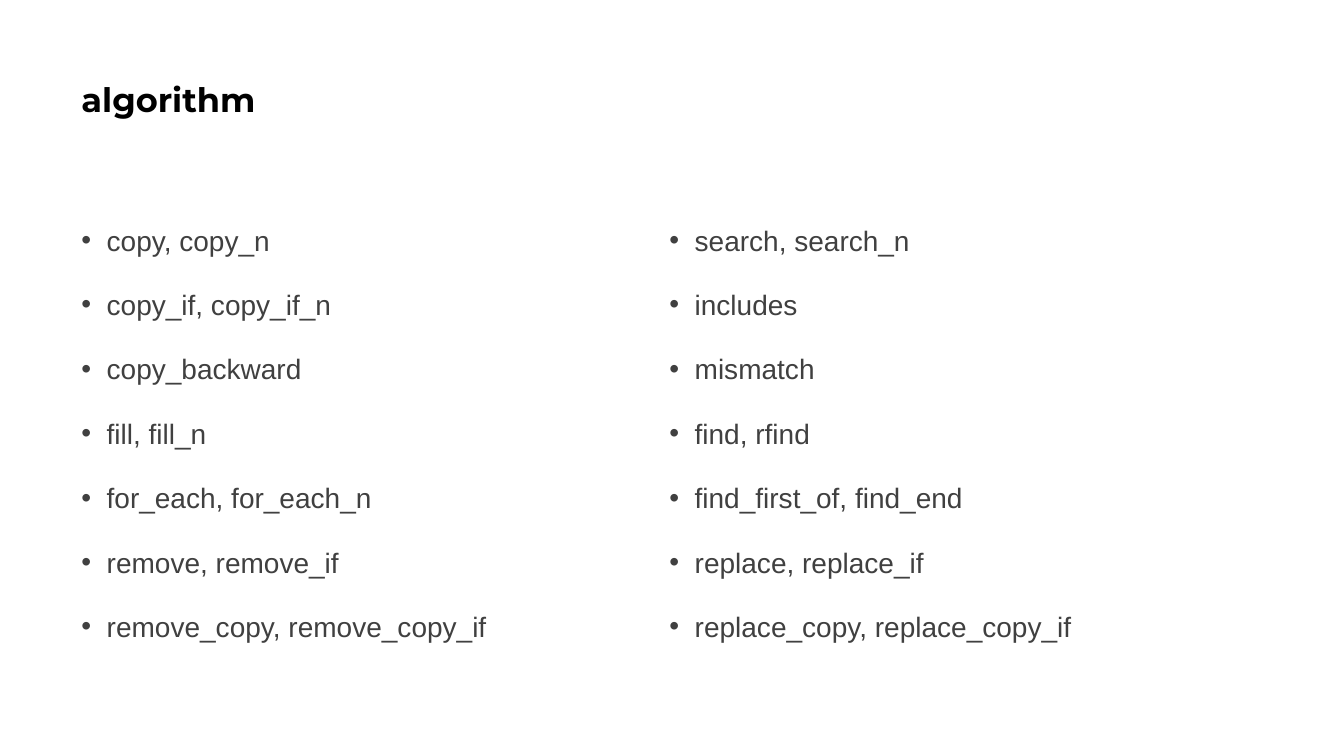
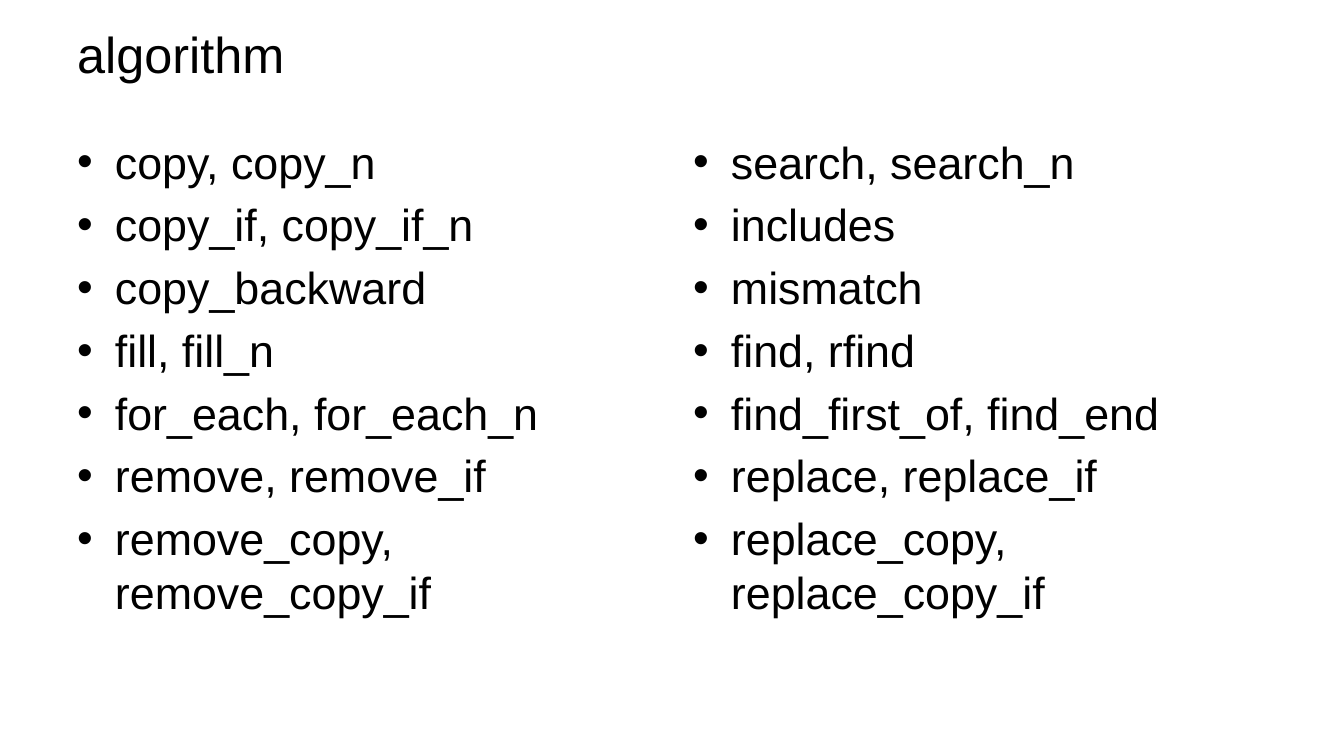
Before and after one commit to parallel101/course, a slide deck: slide 8 of 14/slides.pptx (slide 3 before the commit). Drawn at 1344x756 pixels with LibreOffice and Linux fonts; fonts in the diff are those of the drawing; background and template pictures are left out. Boxes give left, top, right and bottom in pixels: in the first picture for what was removed or moved away, otherwise in the second. Text is boxed around its words. In the diff, an @@ line names an element or a change of style, - is before the commit and + after.

```diff
--- a/14/slides.pptx
+++ b/14/slides.pptx
@@ title "algorithm" moved from (x1=81, y1=85, x2=255, y2=119) to (x1=77, y1=36, x2=284, y2=83) @@
@@ title "algorithm" at (x1=77, y1=36, x2=284, y2=83): size 24 to 36 pt, font Montserrat to Arial, bold off; line spacing 0.9 to 1 @@
@@ text "copy, copy_n" moved from (x1=107, y1=236, x2=486, y2=642) to (x1=115, y1=155, x2=538, y2=618) @@
@@ text "copy, copy_n" at (x1=115, y1=155, x2=538, y2=618): size 20 to 32 pt, text colour #404040 to #000000; indent changed; line spacing 1.5 to 1; less space between paragraphs @@
@@ text "search, search_n" at (x1=731, y1=146, x2=1159, y2=618): size 20 to 32 pt, text colour #404040 to #000000; indent changed; line spacing 1.5 to 1; less space between paragraphs @@
@@ text "search, search_n" moved from (x1=695, y1=230, x2=1071, y2=642) to (x1=731, y1=146, x2=1159, y2=618) @@
```
Also in this commit, not shown: 4 other slides changed, 6 slides added, 1 slide removed, 4 other files.
